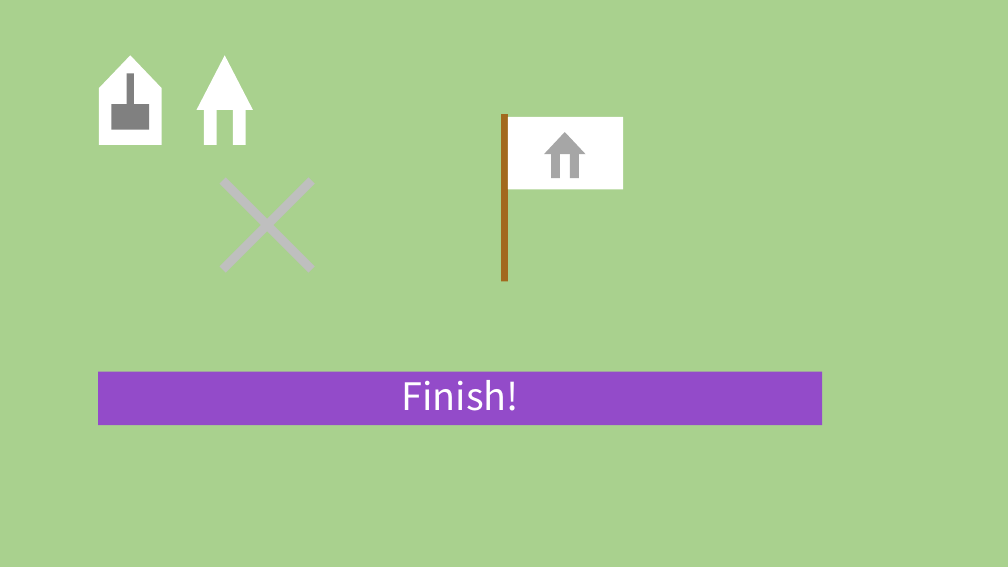
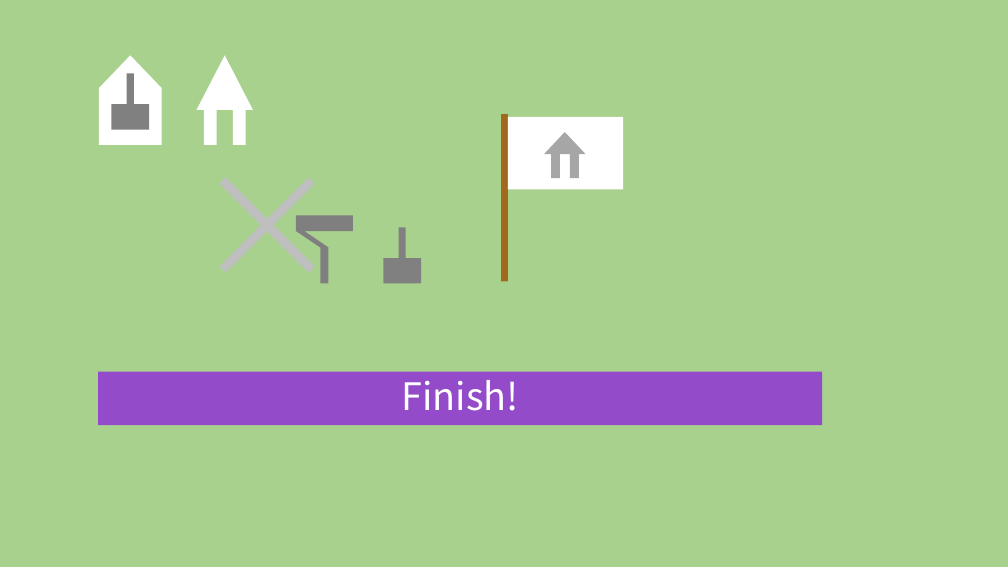
Before and after one commit to Hamster5295/HSplatoon, a slide deck: slide 1 of Texture/Texture.pptx. Drawn at 1008x567 pixels with LibreOffice and Linux fonts; fonts in the diff are those of the drawing. Boxes give left, top, right and bottom in pixels: in the first picture for what was removed or moved away, otherwise in the second. Text is boxed around its words. In the diff, an @@ line names an element or a change of style, - is before the commit and + after.

```diff
--- a/Texture/Texture.pptx
+++ b/Texture/Texture.pptx
@@ freeform shape added at (x1=296, y1=216, x2=353, y2=284), fill #7F7F7F @@
@@ freeform shape added at (x1=383, y1=228, x2=421, y2=284), fill #808080 @@
```
Also in this commit, not shown: 1 slide added, 1 slide removed, 5 other files.
